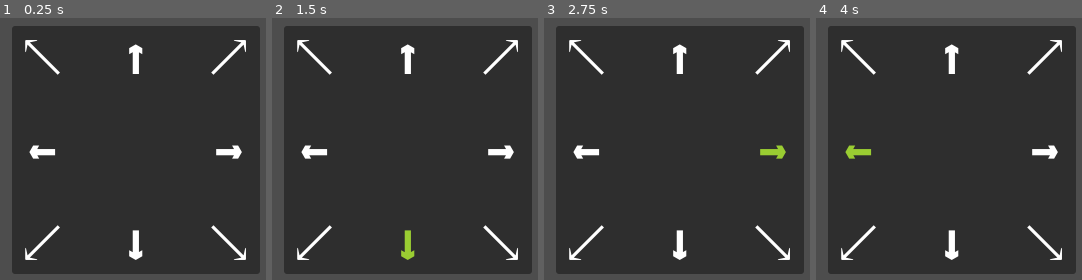
Above: before the commit, frames 1-4 (left to right).
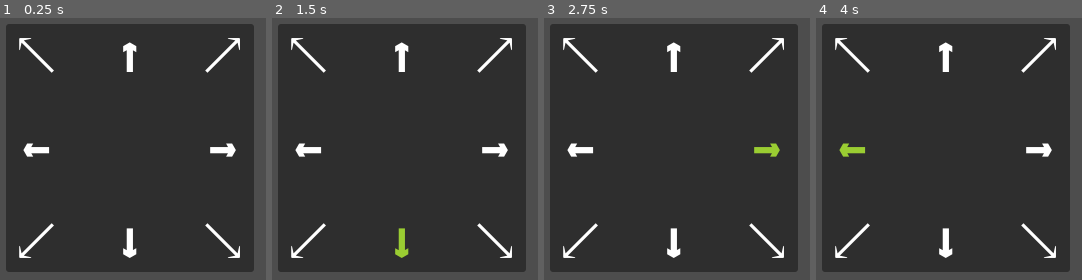
Above: after the commit, the same moments.

Repository: gil-x/godot-template
Game: Godot game, scene res://src/tests/test_controls.tscn
Two runs of this game, one before a commit and one after it. Both use one fixed random seed, a clock stepped at 60 frames per second and the inputs below. This scene is started directly instead of the project's main scene.
Inputs (mouse positions are in pixels of both pictures, inside the frame that each line leads up to):
- Up to frame 1 (0.25 s): no input
- Up to frame 2 (1.5 s): tap Enter at 0.5 s; move the mouse to (outside the picture) at 0.52 s; hold Right (ui_right) 0.53-1.28 s; click (outside the picture) at 0.67 s; tap Space at 1.25 s; move the mouse to (outside the picture) at 1.27 s; hold Down (ui_down) from 1.28 s (still down); click (outside the picture) at 1.42 s
- Up to frame 3 (2.75 s): tap Enter at 2 s; move the mouse to (outside the picture) at 2.02 s; release Down (ui_down) at 2.03 s; hold Right (ui_right) from 2.03 s (still down); click (outside the picture) at 2.17 s
- Up to frame 4 (4 s): tap Space at 2.75 s; move the mouse to (906, 266) at 2.77 s; release Right (ui_right) at 2.78 s; hold Up (ui_up) 2.78-3.53 s; click (906, 266) at 2.92 s; tap Enter at 3.5 s; move the mouse to (outside the picture) at 3.52 s; hold Left (ui_left) from 3.53 s (still down); click (outside the picture) at 3.67 s

The runs differ from the first frame. In frame 1, 9.5% of the frame differs, in the area x 2-98%, y 2-98%; in frame 2, 9.5%; in frame 3, 9.5%; in frame 4, 9.5%.
Error after the commit: Invalid access to property or key 'source' on a base object of type 'Array'. (res://src/global/debug.gd:11)

Commit message:
Key binding scene, controls direction scene.

Diff:
--- a/src/global/game.gd
+++ b/src/global/game.gd
@@ -18,6 +18,6 @@
 			Engine.time_scale = 1
 		State.PAUSED:
 			current_state = State.PAUSED
-			Engine.time_scale = 0.05
+			Engine.time_scale = 0.01
 		State.GAME_OVER:
 			current_state = State.GAME_OVER
--- /dev/null
+++ b/src/main/key_binding/key_binding.gd
@@ -0,0 +1,96 @@
+extends Control
+
+var current_button : Button
+
+@onready var left_button : Button = %ButtonUILeft
+@onready var left_label : Label = %LabelLeft
+@onready var right_button : Button = %ButtonUIRight
+@onready var right_label : Label = %LabelRight
+@export var test_controls : PackedScene
+
+
+func _ready() -> void:
+	left_button.pressed.connect(_on_button_pressed.bind(left_button))
+	right_button.pressed.connect(_on_button_pressed.bind(right_button))
+	%ButtonTest.pressed.connect(_on_button_pressed.bind(%ButtonTest))
+	%ExitTest.pressed.connect(_on_button_pressed.bind(%ExitTest))
+	_update_labels()
+	%InfoPanel.hide()
+	hide_test_panel()
+
+
+func show_test_panel():
+	%TestCanvas.show()
+
+
+func hide_test_panel():
+	%TestCanvas.hide()
+
+
+func _on_button_pressed(button: Button) -> void:
+	if button.name == "ButtonTest":
+		show_test_panel()
+	elif button.name == "ExitTest":
+		hide_test_panel()
+	else:
+		current_button = button
+		%InfoPanel.show()
+
+
+func assign_key(action : String, key : InputEvent) -> void:
+	InputMap.action_add_event(current_button.get_meta("command"), key)
+
+
+func test_remove_key_from_ui_right():
+	var keys_assigned : Array[InputEvent] = InputMap.action_get_events("ui_right")
+	Debug.print(keys_assigned)
+	InputMap.action_erase_event("ui_right", keys_assigned[0])
+	Debug.print(keys_assigned)
+	_update_labels()
+
+
+func read_dict(dict_keys):
+	for k in dict_keys:
+		Debug.print([k, dict_keys[k]])
+
+
+func _input(event: InputEvent) -> void:
+	if !current_button:
+		return
+	if event is InputEventKey || event is InputEventMouseButton:
+		var all_actions : Dictionary = {}
+		for action in InputMap.get_actions():
+			all_actions[action] = InputMap.action_get_events(action)
+
+		for action in all_actions:
+			if action != current_button.get_meta("command"):
+				for event_key in InputMap.action_get_events(action):
+					Debug.print(event_key)
+					if event_key.as_text() == event.as_text():
+						InputMap.action_erase_event(action, event_key)
+
+		assign_key(current_button.get_meta("command"), event)
+
+		current_button = null
+		%InfoPanel.hide()
+		_update_labels()
+
+
+func list_assigned_keys(command_name : String, as_bullets : bool = false) -> String:
+	var keys_assigned : Array[InputEvent] = InputMap.action_get_events(command_name)
+	if !keys_assigned.is_empty():
+		var keys = []
+		if as_bullets:
+			for key in keys_assigned:
+				keys.append("- " + key.as_text())
+			return "\n".join(keys)
+		else:
+			for key in keys_assigned:
+				keys.append(key.as_text())
+			return " | ".join(keys)
+	return ""
+
+
+func _update_labels() -> void:
+	left_label.text = list_assigned_keys("ui_left", true)
+	right_label.text = list_assigned_keys("ui_right", true)
--- /dev/null
+++ b/src/main/key_binding/key_binding.tscn
@@ -0,0 +1,130 @@
+[gd_scene load_steps=3 format=3 uid="uid://b44ijk1x4sa02"]
+
+[ext_resource type="Script" path="res://src/main/key_binding/key_binding.gd" id="1_jm4oq"]
+[ext_resource type="PackedScene" uid="uid://bsl2ad1604bt2" path="res://src/tests/test_controls.tscn" id="2_fjbic"]
+
+[node name="KeyBinding" type="Control"]
+layout_mode = 3
+anchors_preset = 15
+anchor_right = 1.0
+anchor_bottom = 1.0
+grow_horizontal = 2
+grow_vertical = 2
+script = ExtResource("1_jm4oq")
+test_controls = ExtResource("2_fjbic")
+
+[node name="ButtonsPanel" type="PanelContainer" parent="."]
+layout_mode = 1
+anchors_preset = 8
+anchor_left = 0.5
+anchor_top = 0.5
+anchor_right = 0.5
+anchor_bottom = 0.5
+offset_left = -105.0
+offset_top = -81.0
+offset_right = 105.0
+offset_bottom = 81.0
+grow_horizontal = 2
+grow_vertical = 2
+
+[node name="MarginContainer" type="MarginContainer" parent="ButtonsPanel"]
+layout_mode = 2
+theme_override_constants/margin_left = 40
+theme_override_constants/margin_top = 40
+theme_override_constants/margin_right = 40
+theme_override_constants/margin_bottom = 40
+
+[node name="GridContainer" type="GridContainer" parent="ButtonsPanel/MarginContainer"]
+layout_mode = 2
+theme_override_constants/h_separation = 40
+theme_override_constants/v_separation = 20
+columns = 2
+
+[node name="ButtonUILeft" type="Button" parent="ButtonsPanel/MarginContainer/GridContainer"]
+unique_name_in_owner = true
+layout_mode = 2
+text = "Left"
+metadata/command = "ui_left"
+
+[node name="LabelLeft" type="Label" parent="ButtonsPanel/MarginContainer/GridContainer"]
+unique_name_in_owner = true
+layout_mode = 2
+text = "Left"
+
+[node name="ButtonUIRight" type="Button" parent="ButtonsPanel/MarginContainer/GridContainer"]
+unique_name_in_owner = true
+layout_mode = 2
+text = "Right"
+metadata/command = "ui_right"
+
+[node name="LabelRight" type="Label" parent="ButtonsPanel/MarginContainer/GridContainer"]
+unique_name_in_owner = true
+layout_mode = 2
+text = "Right"
+
+[node name="InfoPanel" type="PanelContainer" parent="."]
+unique_name_in_owner = true
+layout_mode = 1
+anchors_preset = 5
+anchor_left = 0.5
+anchor_right = 0.5
+offset_left = -166.0
+offset_top = 100.0
+offset_right = 166.0
+offset_bottom = 140.0
+grow_horizontal = 2
+
+[node name="MarginContainer" type="MarginContainer" parent="InfoPanel"]
+layout_mode = 2
+theme_override_constants/margin_left = 10
+theme_override_constants/margin_right = 10
+
+[node name="Info" type="Label" parent="InfoPanel/MarginContainer"]
+unique_name_in_owner = true
+layout_mode = 2
+text = "Press any key or mouse button to assign"
+
+[node name="ButtonTest" type="Button" parent="."]
+unique_name_in_owner = true
+layout_mode = 1
+anchors_preset = 7
+anchor_left = 0.5
+anchor_top = 1.0
+anchor_right = 0.5
+anchor_bottom = 1.0
+offset_left = -54.0
+offset_top = -137.0
+offset_right = 54.0
+offset_bottom = -106.0
+grow_horizontal = 2
+grow_vertical = 0
+mouse_default_cursor_shape = 2
+text = "Test controls"
+
+[node name="TestCanvas" type="CanvasLayer" parent="."]
+unique_name_in_owner = true
+
+[node name="ColorRect" type="ColorRect" parent="TestCanvas"]
+anchors_preset = 15
+anchor_right = 1.0
+anchor_bottom = 1.0
+grow_horizontal = 2
+grow_vertical = 2
+color = Color(0.239216, 0.239216, 0.239216, 1)
+
+[node name="TestControls" parent="TestCanvas" instance=ExtResource("2_fjbic")]
+unique_name_in_owner = true
+
+[node name="Label" type="Label" parent="TestCanvas"]
+offset_right = 40.0
+offset_bottom = 23.0
+text = "ok"
+
+[node name="ExitTest" type="Button" parent="TestCanvas"]
+unique_name_in_owner = true
+offset_left = 750.0
+offset_top = 16.0
+offset_right = 784.0
+offset_bottom = 47.0
+mouse_default_cursor_shape = 2
+text = "X"
--- a/src/tests/test_controls.gd
+++ b/src/tests/test_controls.gd
@@ -1,8 +1,4 @@
 extends Control
-
-
-func _ready():
-	pass # Replace with function body.
 
 
 func disable_arrow(arrow: Label) -> void:
@@ -15,7 +11,6 @@
 
 
 func highlight_arrow(arrow: Label) -> void:
-	#Debug.print(arrow.theme_override_colors.font_color)
 	arrow.modulate = Color.YELLOW_GREEN
 
 
@@ -47,10 +42,14 @@
 		disable_arrow(%Right)
 	# Detect release
 	if Input.is_action_just_released("ui_up"):
+		Debug.print("ui_up released")
 		disable_arrows()
 	if Input.is_action_just_released("ui_down"):
+		Debug.print("ui_down released")
 		disable_arrows()
 	if Input.is_action_just_released("ui_left"):
+		Debug.print("ui_left released")
 		disable_arrows()
 	if Input.is_action_just_released("ui_right"):
+		Debug.print("ui_right released")
 		disable_arrows()
--- a/src/tests/test_controls.tscn
+++ b/src/tests/test_controls.tscn
@@ -20,10 +20,10 @@
 anchor_top = 0.5
 anchor_right = 0.5
 anchor_bottom = 0.5
-offset_left = -118.0
-offset_top = -122.5
-offset_right = 130.0
-offset_bottom = 125.5
+offset_left = -124.0
+offset_top = -124.0
+offset_right = 124.0
+offset_bottom = 124.0
 grow_horizontal = 2
 grow_vertical = 2
 
Not shown, changed: README.md
